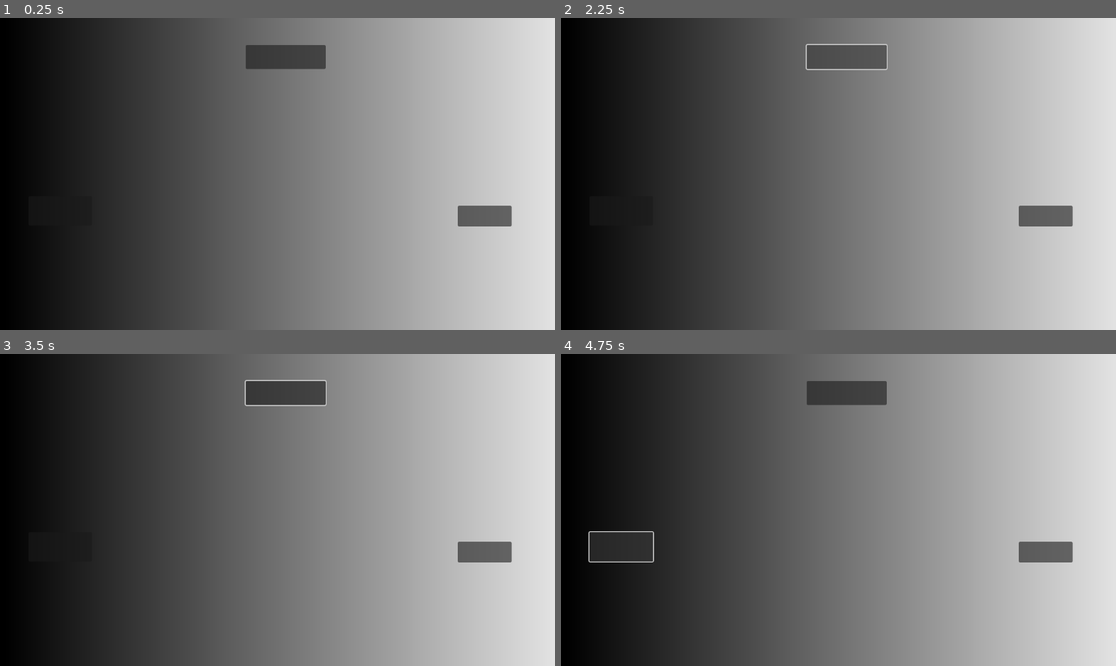
Above: before the commit, frames 1-4 (two rows, left to right).
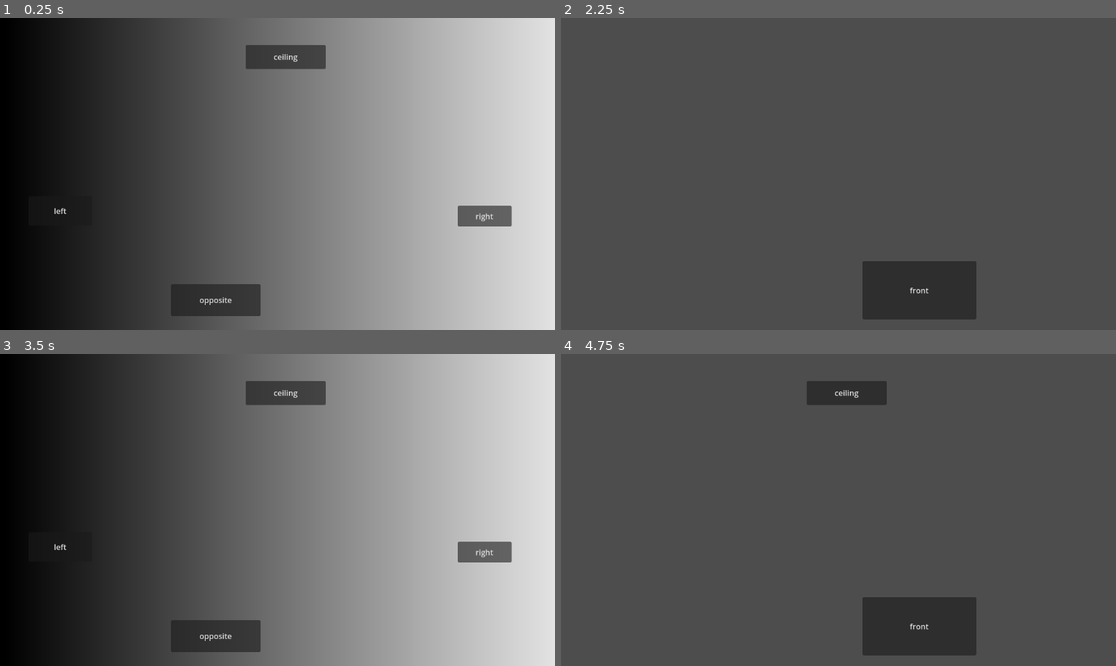
Above: after the commit, the same moments.

Repository: zeyogh/Texas_Game_Jam_2025
Game: Godot game, scene res://scenes/rooms/room_generic.tscn
Two runs of this game, one before a commit and one after it. Both use one fixed random seed, a clock stepped at 60 frames per second and the inputs below. This scene is started directly instead of the project's main scene.
Inputs (mouse positions are in pixels of both pictures, inside the frame that each line leads up to):
- Up to frame 1 (0.25 s): no input
- Up to frame 2 (2.25 s): click (622, 211) at 0.5 s; click (1043, 217) at 1.25 s; click (844, 55) at 2 s
- Up to frame 3 (3.5 s): click (360, 625) at 2.75 s, where only the run after the commit has a clickable "front"
- Up to frame 4 (4.75 s): click (777, 634) at 3.5 s, where only the run after the commit has a clickable "opposite"; click (622, 547) at 4.27 s

The runs differ from the first frame. In frame 1, 1.7% of the frame differs, in the area x 9-89%, y 11-96%; in frame 2, 77%, in the area x 0-100%, y 0-100%; in frame 3, 1.9%; in frame 4, 77%.

Commit message:
generic room improvement

Diff:
--- /dev/null
+++ b/out_of_light/scenes/rooms/bedroom.tscn
@@ -0,0 +1,14 @@
+[gd_scene load_steps=2 format=3 uid="uid://bdechkmpm13jm"]
+
+[ext_resource type="PackedScene" uid="uid://ct8tdujobt7uy" path="res://scenes/rooms/room_generic.tscn" id="1_cwplf"]
+
+[node name="Bedroom" type="Control"]
+layout_mode = 3
+anchors_preset = 15
+anchor_right = 1.0
+anchor_bottom = 1.0
+grow_horizontal = 2
+grow_vertical = 2
+
+[node name="RoomGeneric" parent="." instance=ExtResource("1_cwplf")]
+layout_mode = 1
--- a/out_of_light/scenes/rooms/room_generic.tscn
+++ b/out_of_light/scenes/rooms/room_generic.tscn
@@ -28,6 +28,7 @@
 offset_top = 370.0
 offset_right = 191.0
 offset_bottom = 431.0
+text = "left"
 
 [node name="RightButton" type="Button" parent="."]
 layout_mode = 0
@@ -35,6 +36,7 @@
 offset_top = 390.0
 offset_right = 1062.0
 offset_bottom = 433.0
+text = "right"
 
 [node name="CeilingButton" type="Button" parent="."]
 layout_mode = 0
@@ -42,7 +44,27 @@
 offset_top = 56.0
 offset_right = 676.0
 offset_bottom = 106.0
+text = "ceiling"
+
+[node name="OppositeButton" type="Button" parent="."]
+layout_mode = 0
+offset_left = 355.0
+offset_top = 553.0
+offset_right = 541.0
+offset_bottom = 619.0
+text = "opposite"
+
+[node name="FrontButton" type="Button" parent="."]
+visible = false
+layout_mode = 0
+offset_left = 626.0
+offset_top = 505.0
+offset_right = 862.0
+offset_bottom = 626.0
+text = "front"
 
 [connection signal="pressed" from="LeftButton" to="." method="_on_left_button_pressed"]
 [connection signal="pressed" from="RightButton" to="." method="_on_right_button_pressed"]
 [connection signal="pressed" from="CeilingButton" to="." method="_on_ceiling_button_pressed"]
+[connection signal="pressed" from="OppositeButton" to="." method="_on_opposite_button_pressed"]
+[connection signal="pressed" from="FrontButton" to="." method="_on_front_button_pressed"]
--- a/out_of_light/scripts/room.gd
+++ b/out_of_light/scripts/room.gd
@@ -2,7 +2,10 @@
 
 @export_file("*.tscn") var left_path: String
 @export_file("*.tscn") var right_path: String
-@export_file("*.tscn") var ceiling_path: String
+@export_file("*.png", "*.jpg", "*.jpeg") var ceiling_path: String
+@export_file("*.png", "*.jpg", "*.jpeg") var opposite_path: String
+
+@onready var front_texture: Texture2D = $TextureRect.texture
 
 func _on_left_button_pressed() -> void:
 	get_tree().change_scene_to_file(left_path)
@@ -11,4 +14,22 @@
 	get_tree().change_scene_to_file(right_path)
 
 func _on_ceiling_button_pressed() -> void:
-	get_tree().change_scene_to_file(ceiling_path)
+	var tex := load(ceiling_path) as Texture2D
+	$TextureRect.texture = tex
+	_set_visibility(false, false, false, false, true)
+
+func _on_opposite_button_pressed() -> void:
+	var tex := load(opposite_path) as Texture2D
+	$TextureRect.texture = tex
+	_set_visibility(false, false, true, false, true)
+
+func _on_front_button_pressed() -> void:
+	$TextureRect.texture = front_texture
+	_set_visibility(true, true, true, true, false)
+
+func _set_visibility(left: bool, right: bool, ceiling: bool, opposite: bool, front: bool) -> void:
+	$LeftButton.visible = left
+	$RightButton.visible = right
+	$CeilingButton.visible = ceiling
+	$OppositeButton.visible = opposite
+	$FrontButton.visible = front
